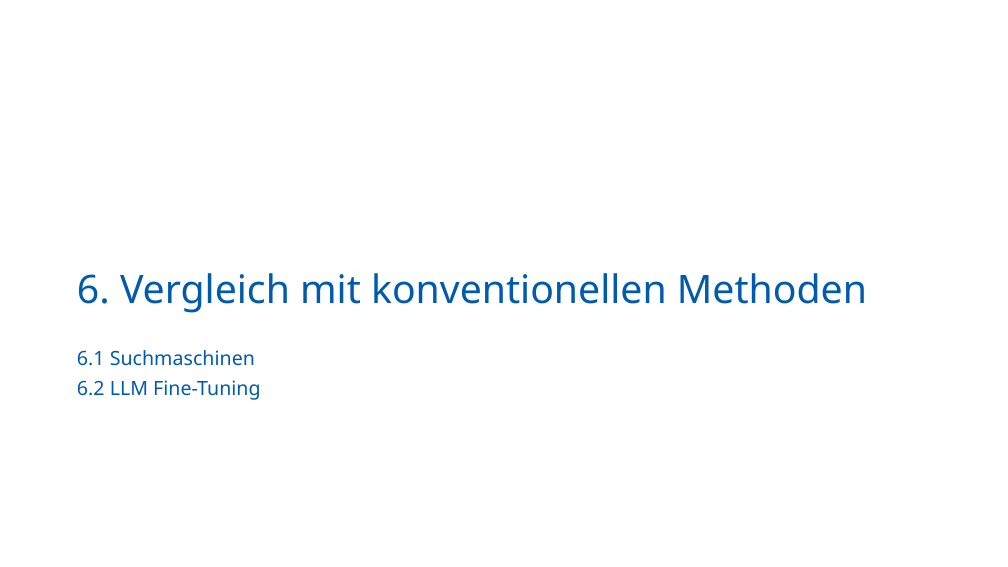
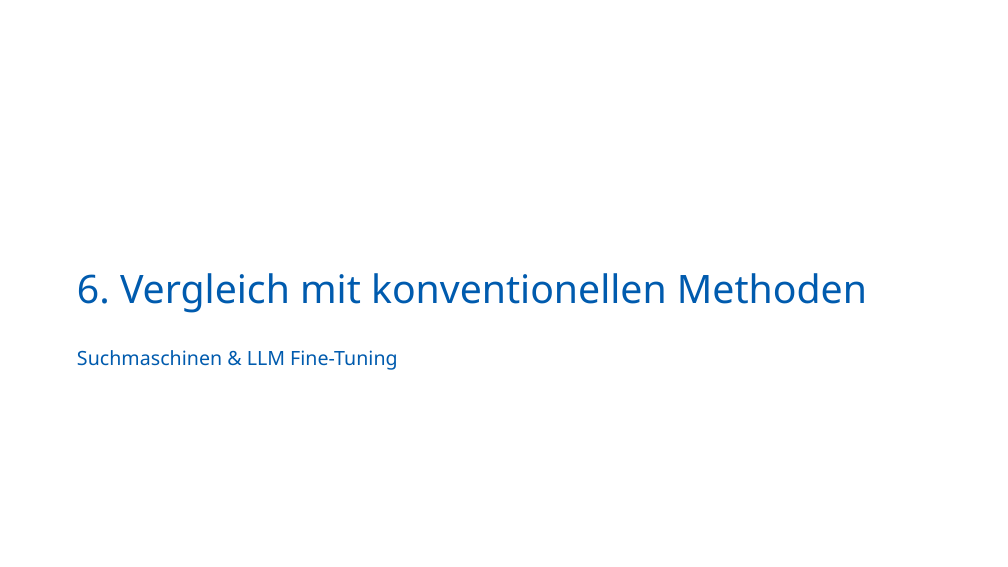
Before and after one commit to ElenaTorlopova/RAG_Obsidian, a slide deck: slide 17 of presentation.odp (slide 15 before the commit). Drawn at 1008x567 pixels with LibreOffice and Linux fonts; fonts in the diff are those of the drawing; background and template pictures are left out. Boxes give left, top, right and bottom in pixels: in the first picture for what was removed or moved away, otherwise in the second. Text is boxed around its words. In the diff, an @@ line names an element or a change of style, - is before the commit and + after.

```diff
--- a/presentation.odp
+++ b/presentation.odp
@@ text at bbox=[77, 350, 397, 370]: text changed @@
-6.1 Suchmaschinen
-6.2 LLM Fine-Tuning
+Suchmaschinen & LLM Fine-Tuning
```
Also in this commit, not shown: 16 other slides changed, 5 slides added, 2 slides removed, 13 other files.
